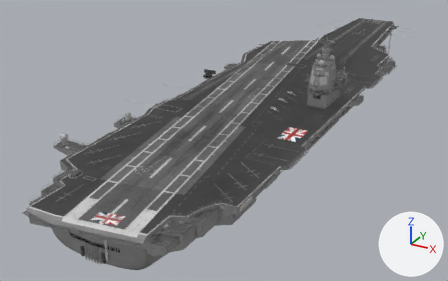
Before and after pictures for a commit that changed the glTF model public/type-004_aircraft_carrier.glb.
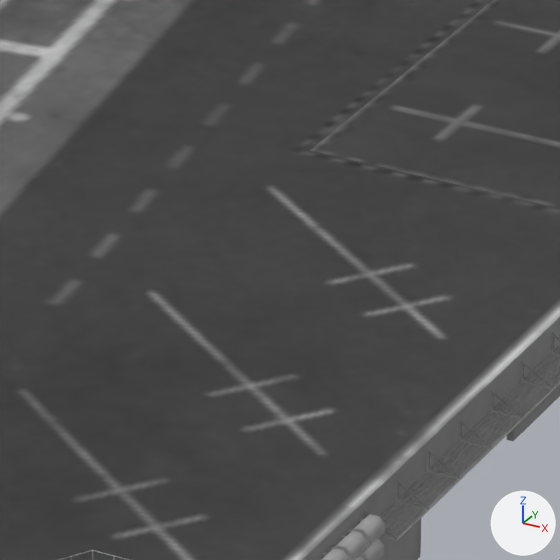
The first picture shows the older version from a camera (50 mm lens) standing at (127.0, -289.0, 129.0) and looking at (-18.0, -25.0, -3.0). The close-ups show the older and then the newer version on the part from 47% to 61% of the width and 51% to 72% of the height of that picture. Only the edits that show in the close-ups are written down. Every picture has the same lights, and +X, +Y and +Z are marked at lower right. Where no turn or scale is listed for an object, it has been applied to the vertices.

Script lines for the objects in view, before the commit:
```python
me_object_0 = bpy.data.meshes.new('Object_0')
me_object_0.from_pydata(...)  # 17090 vertices, 25119 faces; spans x -54.0..47.0, y -164.0..167.0, z 5.0..58.0
me_object_0.materials.append(mat_boat_0)  # picture img_carrier
me_object_1 = bpy.data.meshes.new('Object_1')
me_object_1.from_pydata(...)  # 3603 vertices, 2447 faces; spans x -45.0..48.0, y -166.0..168.0, z 15.0..56.0
me_object_1.materials.append(mat_boat_1)
ob_object_2 = bpy.data.objects.new('Object_2', me_object_0)
ob_object_2.location = (0.0, 0.0, 0.0)
ob_object_3 = bpy.data.objects.new('Object_3', me_object_1)
ob_object_3.location = (0.0, 0.0, 0.0)
```
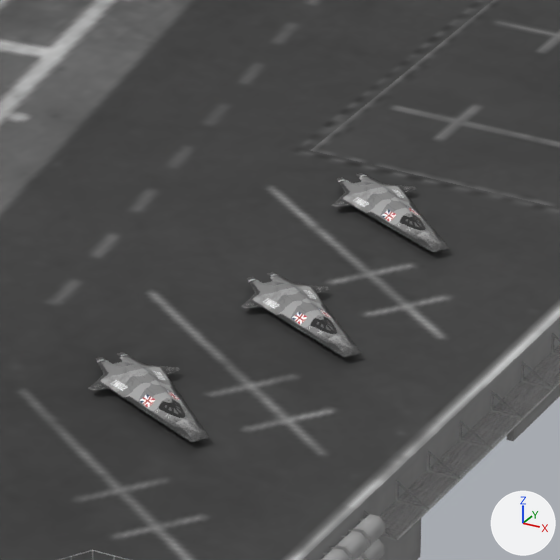
Where the newer file only moved an object's origin or applied its transform, the numbers keep the older frame.

Patch to the scene script:
```diff
--- a/public/type-004_aircraft_carrier.glb.py
+++ b/public/type-004_aircraft_carrier.glb.py
@@ me_plane_retopo_material_0_008 @@
+me_plane_retopo_material_0_008.from_pydata(...)  # 541 vertices, 670 faces; spans x -3.12..3.66, y -2.7..2.42, z -0.2..0.28
+me_plane_retopo_material_0_008.materials.append(mat_material_001)
@@ ob_plane_retopo_material_0_005 @@
+ob_plane_retopo_material_0_005 = bpy.data.objects.new('Plane_retopo_Material_0.005', me_plane_retopo_material_0_008)
+ob_plane_retopo_material_0_005.location = (34.18, -97.92, 26.43)
@@ ob_plane_retopo_material_0_004 @@
+ob_plane_retopo_material_0_004 = bpy.data.objects.new('Plane_retopo_Material_0.004', me_plane_retopo_material_0_008.copy())
+ob_plane_retopo_material_0_004.location = (35.18, -107.66, 26.43)
@@ ob_plane_retopo_material_0_003 @@
+ob_plane_retopo_material_0_003 = bpy.data.objects.new('Plane_retopo_Material_0.003', me_plane_retopo_material_0_008.copy())
+ob_plane_retopo_material_0_003.location = (33.31, -116.5, 26.43)
```

What differs and where, as boxes [x1, y1, x2, y2] in the close-ups (560 x 560 px):
'Plane_retopo_Material_0.003', added
    after: [88, 352, 209, 442]
'Plane_retopo_Material_0.004', added
    after: [241, 272, 361, 357]
'Plane_retopo_Material_0.005', added
    after: [332, 173, 449, 252]
